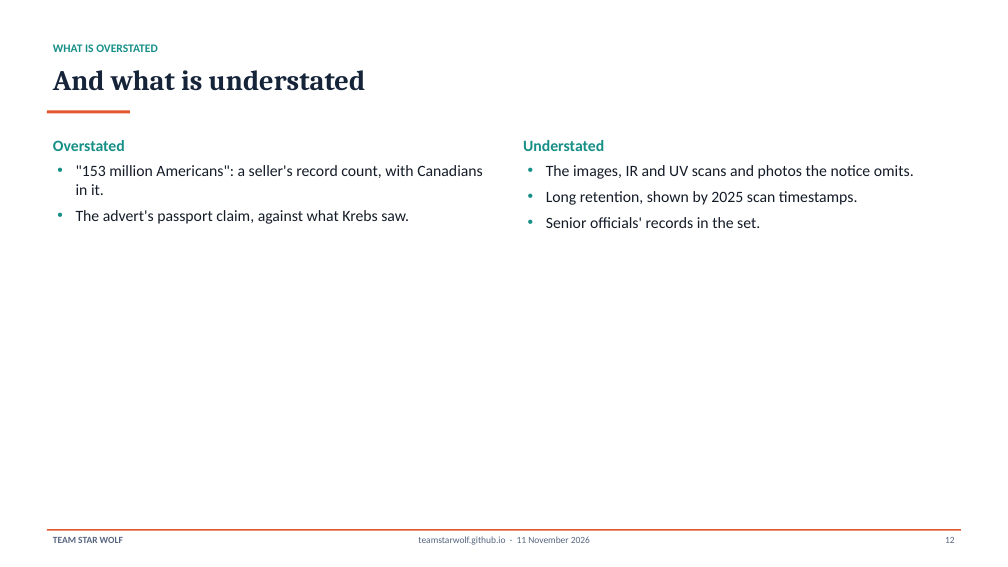
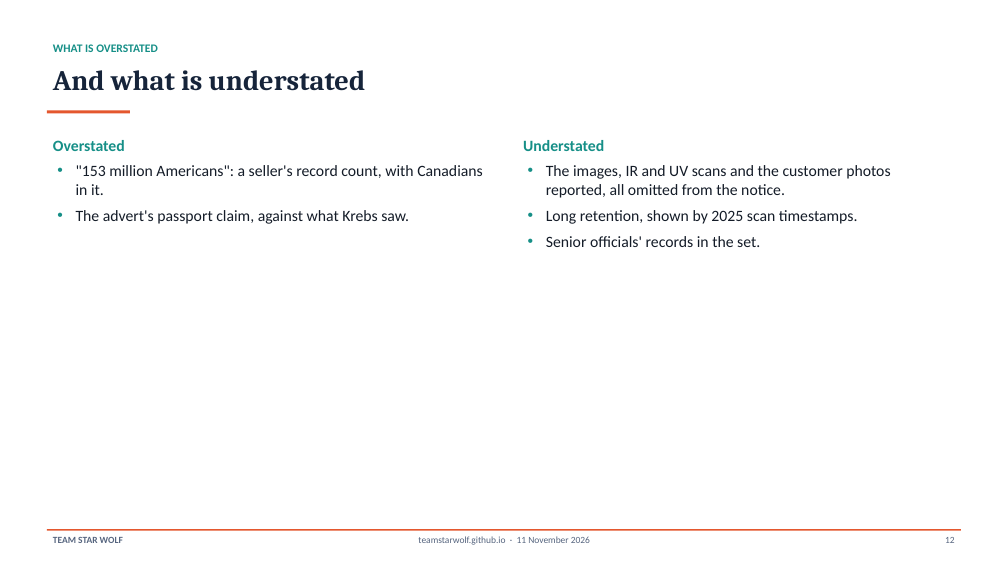
Before and after one commit to TeamStarWolf/TeamStarWolf, a slide deck: slide 12 of case-studies/slides/IDScan_Drivers_License_Breach_2026_Case_Study.pptx. Drawn at 1008x567 pixels with LibreOffice and Linux fonts; fonts in the diff are those of the drawing. Boxes give left, top, right and bottom in pixels: in the first picture for what was removed or moved away, otherwise in the second. Text is boxed around its words. In the diff, an @@ line names an element or a change of style, - is before the commit and + after.

```diff
--- a/case-studies/slides/IDScan_Drivers_License_Breach_2026_Case_Study.pptx
+++ b/case-studies/slides/IDScan_Drivers_License_Breach_2026_Case_Study.pptx
@@ text at <box>546,165,890,198</box>: text changed @@
-• The images, IR and UV scans and photos the notice omits.
+• The images, IR and UV scans and the customer photos reported, all omitted from the notice.
```
Also in this commit, not shown: 2 other slides changed, 7 other files.
